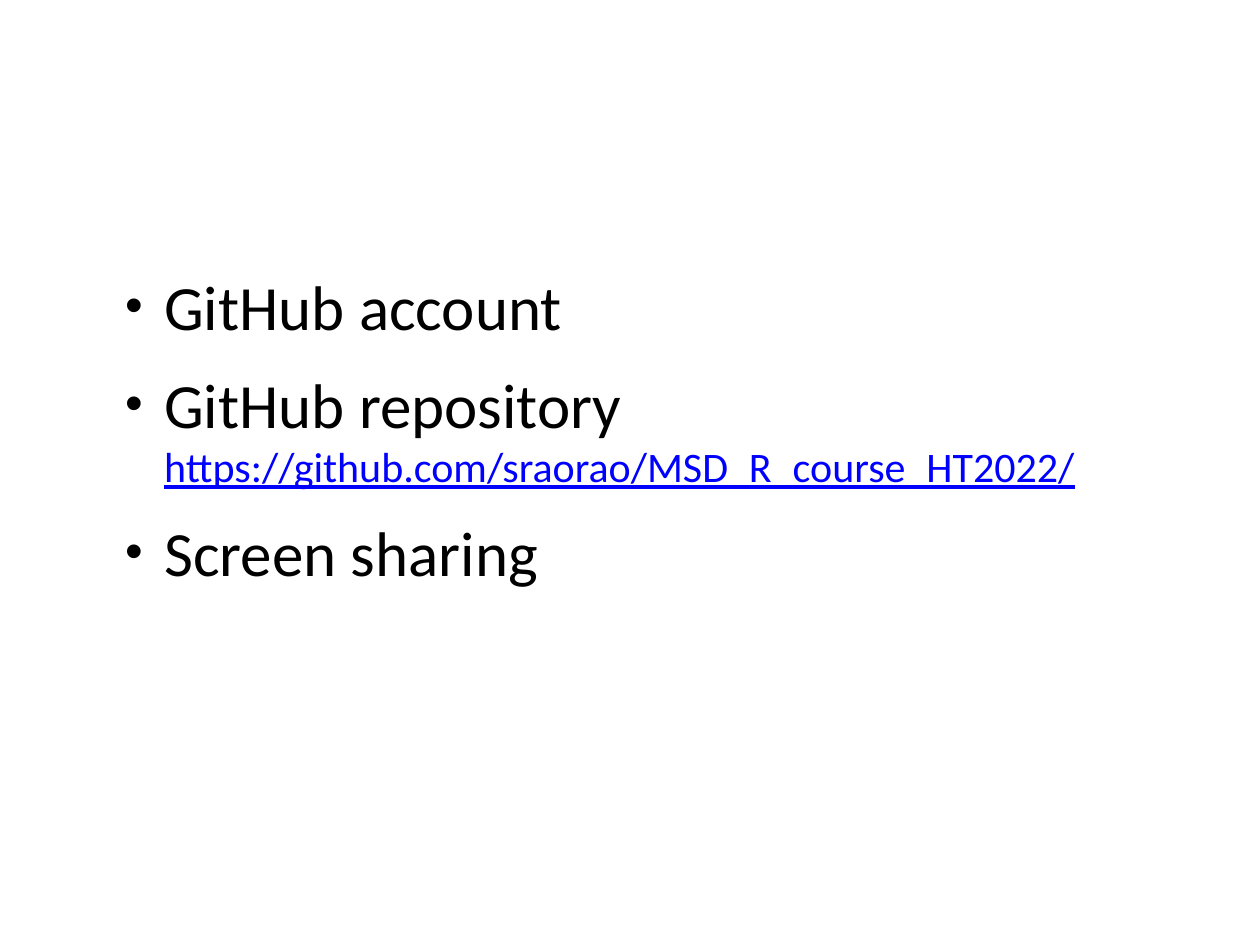
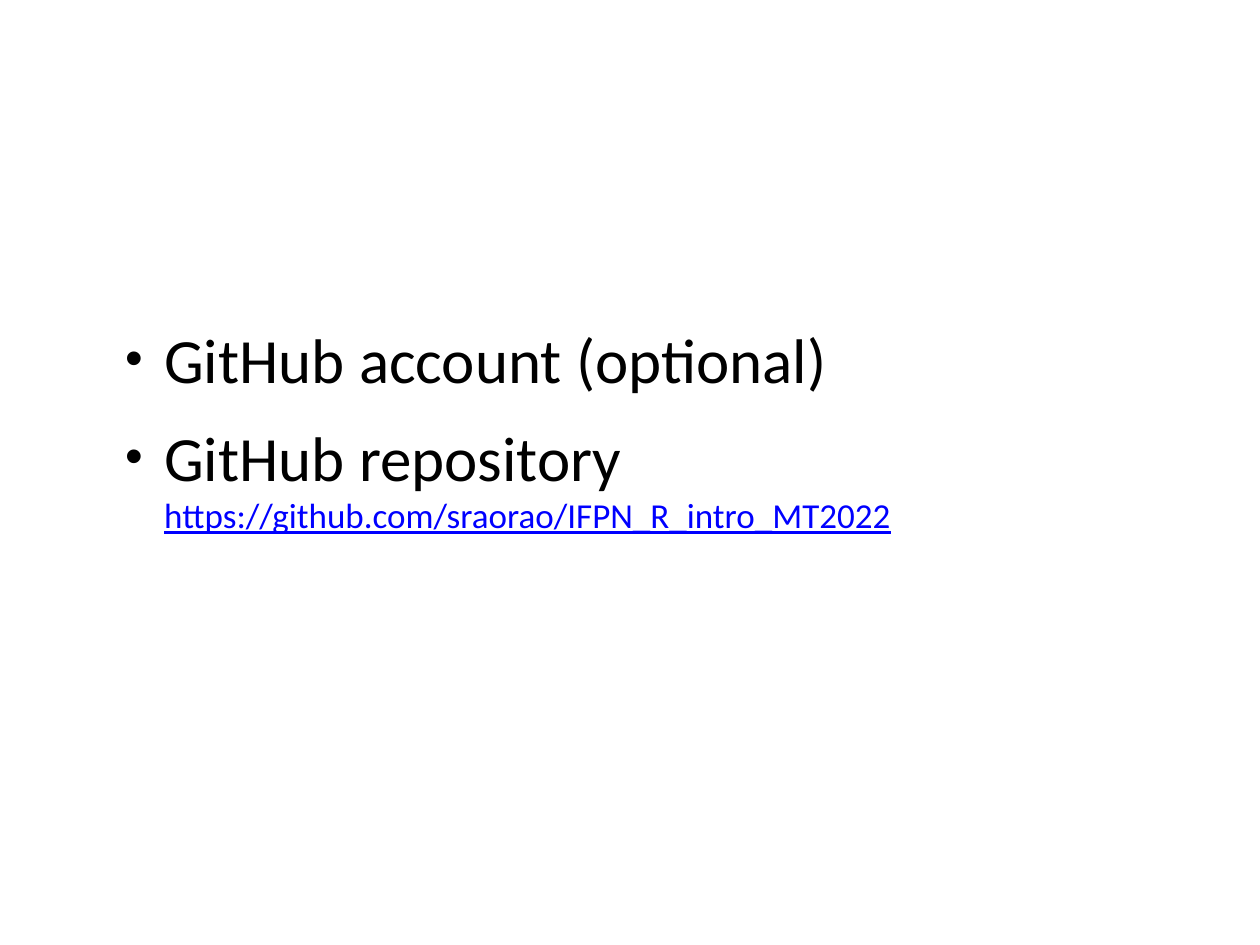
Before and after one commit to sraorao/IFPN_R_intro_MT2022, a slide deck: slide 2 of powerpoint/Session1.pptx. Drawn at 1260x945 pixels with LibreOffice and Linux fonts; fonts in the diff are those of the drawing. Boxes give left, top, right and bottom in pixels: in the first picture for what was removed or moved away, otherwise in the second. Text is boxed around its words. In the diff, an @@ line names an element or a change of style, - is before the commit and + after.

```diff
--- a/powerpoint/Session1.pptx
+++ b/powerpoint/Session1.pptx
@@ text at (164, 337, 890, 534): text changed; size 24 to 20 pt @@
-• GitHub account
-• GitHub repository https://github.com/sraorao/MSD_R_course_HT2022/
-• Screen sharing
+• GitHub account (optional)
+• GitHub repository https://github.com/sraorao/IFPN_R_intro_MT2022
```
Also in this commit, not shown: 4 other slides changed, 1 other file.
